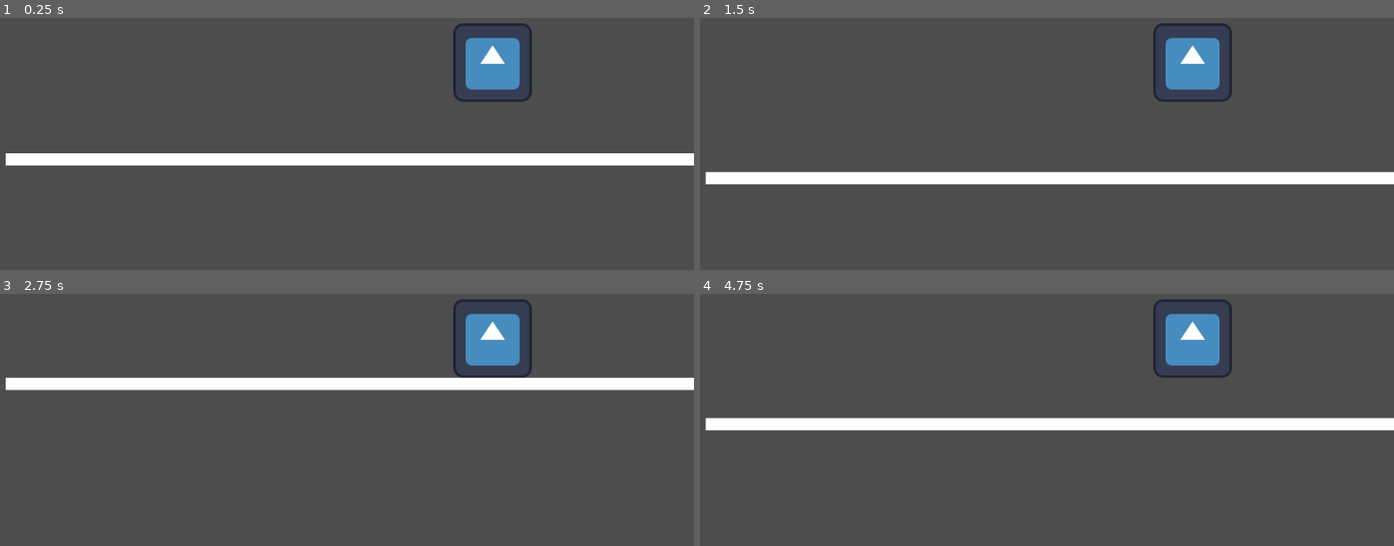
Above: before the commit, frames 1-4 (two rows, left to right).
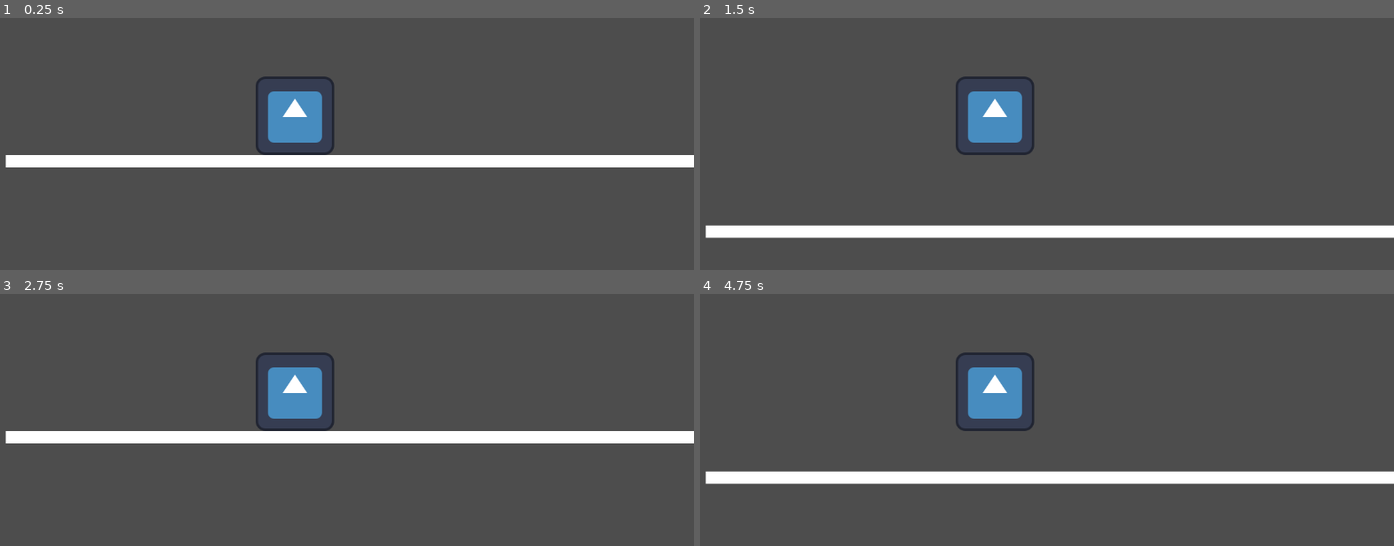
Above: after the commit, the same moments.

Repository: einhadner85/godot_test
Game: Godot game, scene res://main.tscn
Same seed, same stepped clock (60 frames per second), same inputs: the game is played once before the commit and once after it. The project has no main scene, so this scene is started directly. The engine's default icon, where the game draws it, is replaced by a stand-in: a white triangle on a blue panel in a dark square.
Inputs:
- Up to frame 1 (0.25 s): no input
- Up to frame 2 (1.5 s): tap Enter (ui_accept) at 0.5, 0.77 s
- Up to frame 3 (2.75 s): tap Enter (ui_accept) at 1.52 s
- Up to frame 4 (4.75 s): tap Enter (ui_accept) at 2.75, 3.02, 3.77, 4.52 s

The runs differ from the first frame. In frame 1, 5.8% of the frame differs, in the area x 0-100%, y 2-60%; in frame 2, 14%; in frame 3, 14%; in frame 4, 14%, in the area x 0-100%, y 2-76%.

Commit message:
나무 추가

Diff:
--- a/main.tscn
+++ b/main.tscn
@@ -2,6 +2,8 @@
 
 [ext_resource type="Script" uid="uid://jg06hvqhn6qs" path="res://player.gd" id="1_0xm2m"]
 [ext_resource type="Texture2D" uid="uid://b42eouw8fbhgx" path="res://icon.svg" id="2_h2yge"]
+[ext_resource type="Script" uid="uid://buls2u64wkufm" path="res://scrolling_background.gd" id="3_h2yge"]
+[ext_resource type="Texture2D" uid="uid://cw0q52lko4e3y" path="res://free-icon-tree-7105071.png" id="4_1bvp3"]
 
 [sub_resource type="RectangleShape2D" id="RectangleShape2D_1bvp3"]
 size = Vector2(2000, 20)
@@ -29,11 +31,21 @@
 script = ExtResource("1_0xm2m")
 
 [node name="Sprite2D" type="Sprite2D" parent="Player" unique_id=927108361]
-position = Vector2(248, -159)
+position = Vector2(-74, -72)
 texture = ExtResource("2_h2yge")
 
 [node name="CollisionShape2D" type="CollisionShape2D" parent="Player" unique_id=522375246]
-position = Vector2(247.5, -158.75)
+position = Vector2(-74.5, -71.75)
 shape = SubResource("RectangleShape2D_lquwl")
 
 [node name="Camera2D" type="Camera2D" parent="Player" unique_id=2057834374]
+
+[node name="ScrollingBackground" type="ParallaxBackground" parent="." unique_id=1514927145]
+script = ExtResource("3_h2yge")
+
+[node name="ParallaxLayer" type="ParallaxLayer" parent="ScrollingBackground" unique_id=605816104]
+motion_mirroring = Vector2(1000, 0)
+
+[node name="Sprite2D" type="Sprite2D" parent="ScrollingBackground/ParallaxLayer" unique_id=1750966648]
+position = Vector2(237, 123)
+texture = ExtResource("4_1bvp3")
